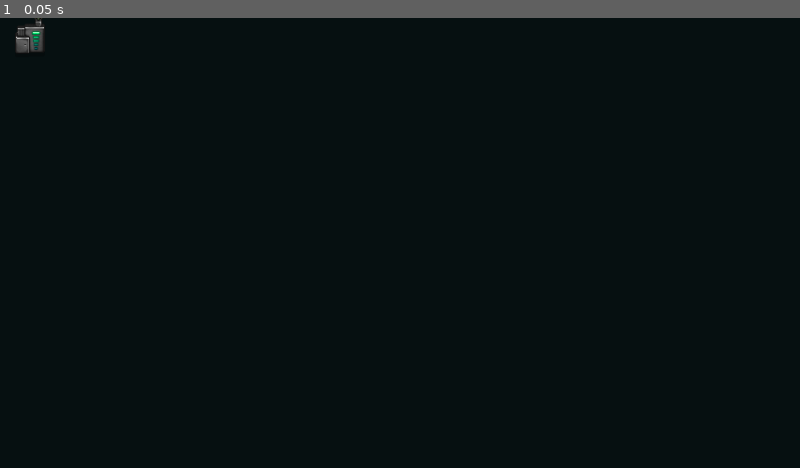
Above: before the commit, frame 1.
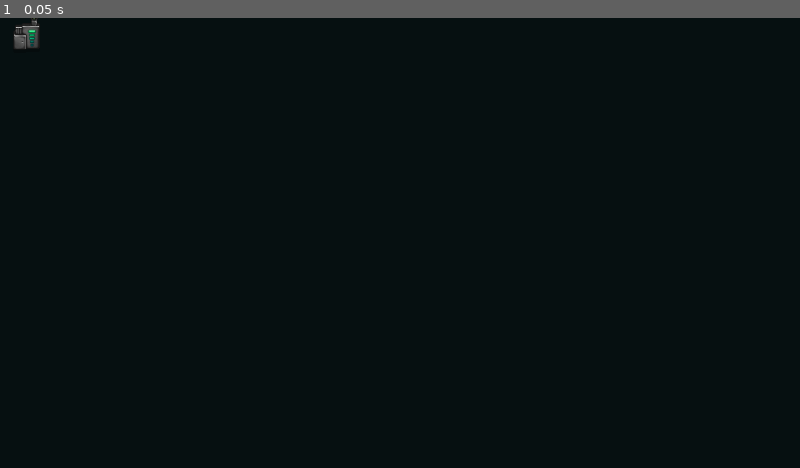
Above: after the commit, the same moment.

Repository: sarrowsmith/quasidroid
Game: Godot game, scene res://levels/AccessPoint.tscn
Two runs of this game, one before a commit and one after it. Both use one fixed random seed, a clock stepped at 60 frames per second and the inputs below. This scene is started directly instead of the project's main scene.
Inputs:
- Up to frame 1 (0.05 s): no input

The runs differ from the first frame. In frame 1, 0.2% of the frame differs, in the area x 1-6%, y 0-8%.

Commit message:
Revise to 96x96 tiles at 1080p as default

Diff:
--- a/Main.gd
+++ b/Main.gd
@@ -2,8 +2,8 @@
 
 
 export(int) var game_seed = 0
-export(int) var pan_speed = 8
-export(Vector2) var half_view = Vector2(640, 360)
+export(float) var pan_speed = 0.25
+export(Vector2) var half_view = Vector2(960, 540)
 
 onready var player = $Player
 onready var world = $World
@@ -95,13 +95,15 @@
 					_on_Restart_pressed()
 				KEY_Q:
 					_on_Quit_pressed()
-#		match event.scancode:
-#			KEY_U:
-#				level = world.active_level.parent
-#			KEY_O:
-#				level = world.active_level.children[0]
-#			KEY_P:
-#				level = world.active_level.children[1]
+		match event.scancode:
+			KEY_F:
+				OS.window_fullscreen = !OS.window_fullscreen
+			KEY_U:
+				level = world.active_level.parent
+			KEY_O:
+				level = world.active_level.children[0]
+			KEY_P:
+				level = world.active_level.children[1]
 		if level:
 			change_level(level)
 	if world.active_level == null:
@@ -130,10 +132,10 @@
 	view_to(player.position)
 
 
-func view_to(position, offset=Vector2(216, 36)):
-	$View.position = Vector2(
-		clamp(position.x + offset.x, 0, world_size.x),
-		clamp(position.y + offset.y, 0, world_size.y))
+func view_to(position, offset=Vector2(280, 36)):
+	$View.position = offset + Vector2(
+		clamp(position.x, 0, world_size.x + 0.5 * half_view.x),
+		clamp(position.y, 0, world_size.y + 0.5 * half_view.y))
 
 
 func load_game():
--- a/Main.tscn
+++ b/Main.tscn
@@ -20,34 +20,34 @@
 [node name="ColorRectBottom" type="ColorRect" parent="."]
 anchor_top = 1.0
 anchor_bottom = 1.0
-margin_top = 1488.0
-margin_right = 1536.0
-margin_bottom = 1536.0
+margin_top = 2976.0
+margin_right = 3072.0
+margin_bottom = 3072.0
 color = Color( 0.0235294, 0.0627451, 0.0666667, 1 )
 __meta__ = {
 "_edit_use_anchors_": false
 }
 
 [node name="ColorRectTop" type="ColorRect" parent="."]
-margin_right = 1536.0
-margin_bottom = 48.0
+margin_right = 3072.0
+margin_bottom = 96.0
 color = Color( 0.0235294, 0.0627451, 0.0666667, 1 )
 __meta__ = {
 "_edit_use_anchors_": false
 }
 
 [node name="ColorRectLeft" type="ColorRect" parent="."]
-margin_right = 48.0
-margin_bottom = 1536.0
+margin_right = 96.0
+margin_bottom = 3072.0
 color = Color( 0.0235294, 0.0627451, 0.0666667, 1 )
 __meta__ = {
 "_edit_use_anchors_": false
 }
 
 [node name="ColorRectRight" type="ColorRect" parent="."]
-margin_left = 1488.0
-margin_right = 1536.0
-margin_bottom = 1536.0
+margin_left = 2976.0
+margin_right = 3072.0
+margin_bottom = 3072.0
 color = Color( 0.0235294, 0.0627451, 0.0666667, 1 )
 __meta__ = {
 "_edit_use_anchors_": false
@@ -56,13 +56,13 @@
 [node name="Player" parent="." instance=ExtResource( 4 )]
 
 [node name="View" type="Node2D" parent="."]
-position = Vector2( 640, 360 )
+position = Vector2( 960, 540 )
 
 [node name="Panel" type="PanelContainer" parent="View"]
-margin_left = 280.0
-margin_top = -360.0
-margin_right = 640.0
-margin_bottom = 360.0
+margin_left = 480.0
+margin_top = -540.0
+margin_right = 960.0
+margin_bottom = 540.0
 __meta__ = {
 "_edit_use_anchors_": false
 }
@@ -70,8 +70,8 @@
 [node name="Split" type="VSplitContainer" parent="View/Panel"]
 margin_left = 7.0
 margin_top = 7.0
-margin_right = 353.0
-margin_bottom = 713.0
+margin_right = 473.0
+margin_bottom = 1073.0
 size_flags_horizontal = 3
 size_flags_vertical = 3
 split_offset = 16
@@ -80,8 +80,8 @@
 }
 
 [node name="UpperPanel" type="TabContainer" parent="View/Panel/Split"]
-margin_right = 346.0
-margin_bottom = 363.0
+margin_right = 466.0
+margin_bottom = 543.0
 size_flags_horizontal = 3
 size_flags_vertical = 3
 tab_align = 0
@@ -98,7 +98,7 @@
 
 [node name="Seed" parent="View/Panel/Split/UpperPanel/Menu" instance=ExtResource( 5 )]
 margin_top = 0.0
-margin_right = 338.0
+margin_right = 458.0
 margin_bottom = 23.0
 label = "Game Seed:"
 
@@ -126,33 +126,33 @@
 
 [node name="Restart" parent="View/Panel/Split/UpperPanel/Menu" instance=ExtResource( 6 )]
 margin_top = 27.0
-margin_right = 338.0
-margin_bottom = 124.0
+margin_right = 458.0
+margin_bottom = 184.0
 
 [node name="Button" parent="View/Panel/Split/UpperPanel/Menu/Restart" index="0"]
 visible = false
-margin_left = 140.0
-margin_top = 38.0
-margin_right = 197.0
-margin_bottom = 58.0
+margin_left = 200.0
+margin_top = 68.0
+margin_right = 257.0
+margin_bottom = 88.0
 text = "Restart"
 
 [node name="Quit" parent="View/Panel/Split/UpperPanel/Menu" instance=ExtResource( 6 )]
-margin_top = 128.0
-margin_right = 338.0
-margin_bottom = 225.0
+margin_top = 188.0
+margin_right = 458.0
+margin_bottom = 345.0
 
 [node name="Button" parent="View/Panel/Split/UpperPanel/Menu/Quit" index="0"]
-margin_left = 149.0
-margin_top = 38.0
-margin_right = 189.0
-margin_bottom = 58.0
+margin_left = 209.0
+margin_top = 68.0
+margin_right = 249.0
+margin_bottom = 88.0
 text = "Quit"
 
 [node name="CenterContainer2" type="CenterContainer" parent="View/Panel/Split/UpperPanel/Menu"]
-margin_top = 229.0
-margin_right = 338.0
-margin_bottom = 327.0
+margin_top = 349.0
+margin_right = 458.0
+margin_bottom = 507.0
 size_flags_horizontal = 3
 size_flags_vertical = 3
 
@@ -169,8 +169,8 @@
 scroll_horizontal_enabled = false
 
 [node name="Status" type="VBoxContainer" parent="View/Panel/Split/UpperPanel/Status"]
-margin_right = 338.0
-margin_bottom = 327.0
+margin_right = 458.0
+margin_bottom = 507.0
 size_flags_horizontal = 3
 size_flags_vertical = 3
 
@@ -260,9 +260,9 @@
 selection_enabled = true
 
 [node name="LowerPanel" type="TabContainer" parent="View/Panel/Split"]
-margin_top = 375.0
-margin_right = 346.0
-margin_bottom = 706.0
+margin_top = 555.0
+margin_right = 466.0
+margin_bottom = 1066.0
 size_flags_horizontal = 3
 size_flags_vertical = 3
 tab_align = 0
@@ -300,8 +300,8 @@
 scroll_horizontal_enabled = false
 
 [node name="Scan" type="VBoxContainer" parent="View/Panel/Split/LowerPanel/Scan"]
-margin_right = 338.0
-margin_bottom = 295.0
+margin_right = 458.0
+margin_bottom = 475.0
 size_flags_horizontal = 3
 size_flags_vertical = 3
 
@@ -441,50 +441,50 @@
 [node name="ColorRectBottom" type="ColorRect" parent="View"]
 anchor_top = 1.0
 anchor_bottom = 1.0
-margin_left = -640.0
-margin_top = 358.0
-margin_right = 640.0
-margin_bottom = 360.0
+margin_left = -960.0
+margin_top = 538.0
+margin_right = 960.0
+margin_bottom = 550.0
 color = Color( 0.243137, 0.635294, 0.635294, 1 )
 __meta__ = {
 "_edit_use_anchors_": false
 }
 
 [node name="ColorRectTop" type="ColorRect" parent="View"]
-margin_left = -640.0
-margin_top = -360.0
-margin_right = 640.0
-margin_bottom = -358.0
+margin_left = -960.0
+margin_top = -550.0
+margin_right = 960.0
+margin_bottom = -538.0
 color = Color( 0.243137, 0.635294, 0.635294, 1 )
 __meta__ = {
 "_edit_use_anchors_": false
 }
 
 [node name="ColorRectLeft" type="ColorRect" parent="View"]
-margin_left = -640.0
-margin_top = -360.0
-margin_right = -638.0
-margin_bottom = 360.0
+margin_left = -970.0
+margin_top = -540.0
+margin_right = -958.0
+margin_bottom = 540.0
 color = Color( 0.243137, 0.635294, 0.635294, 1 )
 __meta__ = {
 "_edit_use_anchors_": false
 }
 
 [node name="ColorRectRight" type="ColorRect" parent="View"]
-margin_left = 638.0
-margin_top = -360.0
-margin_right = 640.0
-margin_bottom = 360.0
+margin_left = 958.0
+margin_top = -540.0
+margin_right = 970.0
+margin_bottom = 540.0
 color = Color( 0.243137, 0.635294, 0.635294, 1 )
 __meta__ = {
 "_edit_use_anchors_": false
 }
 
 [node name="ColorRectMid" type="ColorRect" parent="View"]
-margin_left = 280.0
-margin_top = -360.0
-margin_right = 282.0
-margin_bottom = 360.0
+margin_left = 480.0
+margin_top = -540.0
+margin_right = 482.0
+margin_bottom = 540.0
 color = Color( 0.243137, 0.635294, 0.635294, 1 )
 __meta__ = {
 "_edit_use_anchors_": false
--- a/World.gd
+++ b/World.gd
@@ -2,7 +2,7 @@
 
 
 export(int) var world_seed
-export(Vector2) var world_size = Vector2(2160, 2160)
+export(Vector2) var world_size = Vector2(2880, 2880)
 export(int) var world_depth = 7
 export(NodePath) var upper_panel_path
 export(NodePath) var lower_panel_path
--- a/levels/AccessPoint.tscn
+++ b/levels/AccessPoint.tscn
@@ -4,7 +4,7 @@
 [ext_resource path="res://levels/AccessPoint.gd" type="Script" id=2]
 
 [node name="AccessPoint" type="Sprite"]
-scale = Vector2( 1.5, 1.5 )
+scale = Vector2( 2, 2 )
 texture = ExtResource( 1 )
 centered = false
 script = ExtResource( 2 )
--- a/levels/Caves.tscn
+++ b/levels/Caves.tscn
@@ -5,9 +5,8 @@
 
 [node name="Caves" type="TileMap"]
 tile_set = ExtResource( 1 )
-cell_size = Vector2( 72, 72 )
+cell_size = Vector2( 48, 48 )
 cell_custom_transform = Transform2D( 0, 0, 0, 0, 0, 0 )
-centered_textures = true
 format = 1
 tile_data = PoolIntArray( 0, 0, 458754, 1, 0, 4, 2, 0, 327684, 3, 0, 4, 4, 0, 327684, 5, 0, 4, 6, 0, 4, 7, 0, 327684, 8 …(39190 unchanged characters)…
 script = ExtResource( 2 )
--- a/levels/Level.tscn
+++ b/levels/Level.tscn
@@ -18,10 +18,10 @@
 rooms = true
 
 [node name="Background" type="TextureRect" parent="."]
-margin_left = 72.0
-margin_top = 72.0
-margin_right = 2232.0
-margin_bottom = 2232.0
+margin_left = 96.0
+margin_top = 96.0
+margin_right = 2976.0
+margin_bottom = 2976.0
 texture = ExtResource( 1 )
 stretch_mode = 2
 script = ExtResource( 4 )
@@ -31,6 +31,7 @@
 
 [node name="Rooms" parent="." instance=ExtResource( 2 )]
 visible = false
+cell_size = Vector2( 96, 96 )
 cell_y_sort = true
 tile_data = PoolIntArray( 0, 0, 458754, 1, 0, 4, 2, 0, 4, 3, 0, 327684, 4, 0, 327684, 5, 0, 4, 6, 0, 327684, 7, 0, 3276 …(12852 unchanged characters)…
 min_room_size = 7
@@ -38,41 +39,37 @@
 
 [node name="Caves" parent="." instance=ExtResource( 5 )]
 visible = false
-cell_size = Vector2( 72, 72 )
+cell_size = Vector2( 96, 96 )
 tile_data = PoolIntArray( 0, 0, 3, 1, 0, 4, 2, 0, 327684, 3, 0, 4, 4, 0, 4, 5, 0, 4, 6, 0, 327684, 7, 0, 327684, 8, 0,  …(11540 unchanged characters)…
 ground_chance = 56
 min_cave_size = 53
 
 [node name="Cursor" type="Node2D" parent="."]
+scale = Vector2( 2, 2 )
 script = ExtResource( 7 )
 
 [node name="Default" type="Sprite" parent="Cursor"]
 visible = false
-scale = Vector2( 1.5, 1.5 )
 texture = ExtResource( 6 )
 centered = false
 
 [node name="Move" type="Sprite" parent="Cursor"]
 visible = false
-scale = Vector2( 1.5, 1.5 )
 texture = ExtResource( 9 )
 centered = false
 
 [node name="Target" type="Sprite" parent="Cursor"]
 visible = false
-scale = Vector2( 1.5, 1.5 )
 texture = ExtResource( 8 )
 centered = false
 
 [node name="Info" type="Sprite" parent="Cursor"]
 visible = false
-scale = Vector2( 1.5, 1.5 )
 texture = ExtResource( 10 )
 centered = false
 
 [node name="Wall" type="Sprite" parent="Cursor"]
 visible = false
-scale = Vector2( 1.5, 1.5 )
 texture = ExtResource( 11 )
 centered = false
 [connection signal="click" from="Background" to="." method="_on_Background_click"]
--- a/levels/Lift.tscn
+++ b/levels/Lift.tscn
@@ -55,15 +55,14 @@
 } ]
 
 [node name="Lift" type="Node2D"]
+scale = Vector2( 2, 2 )
 script = ExtResource( 1 )
 
 [node name="Unlock" type="AnimatedSprite" parent="."]
-scale = Vector2( 1.5, 1.5 )
 frames = SubResource( 4 )
 centered = false
 
 [node name="Open" type="AnimatedSprite" parent="."]
 visible = false
-scale = Vector2( 1.5, 1.5 )
 frames = SubResource( 9 )
 centered = false
--- a/levels/Rooms.tscn
+++ b/levels/Rooms.tscn
@@ -5,9 +5,8 @@
 
 [node name="Rooms" type="TileMap"]
 tile_set = ExtResource( 1 )
-cell_size = Vector2( 72, 72 )
+cell_size = Vector2( 48, 48 )
 cell_custom_transform = Transform2D( 0, 0, 0, 0, 0, 0 )
-centered_textures = true
 format = 1
 tile_data = PoolIntArray( 262236, 0, 0 )
 script = ExtResource( 2 )
--- a/project.godot
+++ b/project.godot
@@ -45,10 +45,11 @@
 
 [display]
 
-window/size/width=1280
-window/size/height=720
+window/size/width=1920
+window/size/height=1080
 window/size/test_width=1280
 window/size/test_height=720
+window/vsync/use_vsync=false
 window/stretch/mode="2d"
 window/stretch/aspect="keep"
 
--- a/robots/Robot.gd
+++ b/robots/Robot.gd
@@ -4,6 +4,9 @@
 
 enum {DEAD, IDLE, WAIT, DONE}
 enum {GRAPPLE=-1, MELEE, WEAPON}
+
+export(float) var move_speed = 1
+export(float) var weapon_speed = 2
 
 var location = Vector2.ZERO
 var level = null
@@ -22,6 +25,7 @@
 # This *must* be overridden by derived classes
 var weapons = null
 
+
 func set_state(value):
 	state = value
 
@@ -33,13 +37,13 @@
 		state = IDLE if moves > 0 else DONE
 
 
-func _process(_delta):
+func _process(delta):
 	if level == null or get_state() == DEAD:
 		return
 	if mode == "Move":
-		position += facing
-		if position == level.location_to_position(destination):
-			location = destination
+		position += facing * move_speed * 100 * delta
+		if position.distance_squared_to(level.location_to_position(destination)) <= (move_speed * move_speed):
+			set_location(destination)
 			mode = "Idle"
 			set_sprite()
 			set_state(IDLE if moves > 0 else DONE)
@@ -50,7 +54,7 @@
 			level.set_cursor()
 		return
 	if firing == "Fire":
-		weapon.position += facing * 4
+		weapon.position += facing * weapon_speed * 100 * delta
 		var target = level.position_to_location(weapon.global_position)
 		if level.position_to_location(weapon.position) == weapons.location:
 			return
--- a/robots/Robots.tscn
+++ b/robots/Robots.tscn
@@ -1165,7 +1165,7 @@
 } ]
 
 [node name="Robots" type="Node2D"]
-scale = Vector2( 1.5, 1.5 )
+scale = Vector2( 2, 2 )
 script = ExtResource( 33 )
 
 [node name="0" type="Node2D" parent="."]
@@ -1218,70 +1218,68 @@
 [node name="Left" type="AnimatedSprite" parent="0/Move"]
 visible = false
 frames = SubResource( 42 )
+playing = true
+centered = false
+
+[node name="Right" type="AnimatedSprite" parent="0/Move"]
+visible = false
+frames = SubResource( 46 )
+playing = true
+centered = false
+
+[node name="2" type="Node2D" parent="."]
+
+[node name="Idle" type="Node2D" parent="2"]
+
+[node name="Down" type="AnimatedSprite" parent="2/Idle"]
+visible = false
+frames = SubResource( 55 )
+playing = true
+centered = false
+
+[node name="Up" type="AnimatedSprite" parent="2/Idle"]
+visible = false
+frames = SubResource( 56 )
+playing = true
+centered = false
+
+[node name="Left" type="AnimatedSprite" parent="2/Idle"]
+visible = false
+frames = SubResource( 65 )
+playing = true
+centered = false
+
+[node name="Right" type="AnimatedSprite" parent="2/Idle"]
+visible = false
+frames = SubResource( 74 )
+playing = true
+centered = false
+
+[node name="Move" type="Node2D" parent="2"]
+
+[node name="Down" type="AnimatedSprite" parent="2/Move"]
+visible = false
+frames = SubResource( 79 )
+playing = true
+centered = false
+
+[node name="Up" type="AnimatedSprite" parent="2/Move"]
+visible = false
+frames = SubResource( 84 )
+playing = true
+centered = false
+
+[node name="Left" type="AnimatedSprite" parent="2/Move"]
+visible = false
+frames = SubResource( 88 )
 frame = 2
 playing = true
 centered = false
 
-[node name="Right" type="AnimatedSprite" parent="0/Move"]
-visible = false
-frames = SubResource( 46 )
+[node name="Right" type="AnimatedSprite" parent="2/Move"]
+visible = false
+frames = SubResource( 92 )
 frame = 2
-playing = true
-centered = false
-
-[node name="2" type="Node2D" parent="."]
-
-[node name="Idle" type="Node2D" parent="2"]
-
-[node name="Down" type="AnimatedSprite" parent="2/Idle"]
-visible = false
-frames = SubResource( 55 )
-playing = true
-centered = false
-
-[node name="Up" type="AnimatedSprite" parent="2/Idle"]
-visible = false
-frames = SubResource( 56 )
-playing = true
-centered = false
-
-[node name="Left" type="AnimatedSprite" parent="2/Idle"]
-visible = false
-frames = SubResource( 65 )
-playing = true
-centered = false
-
-[node name="Right" type="AnimatedSprite" parent="2/Idle"]
-visible = false
-frames = SubResource( 74 )
-playing = true
-centered = false
-
-[node name="Move" type="Node2D" parent="2"]
-
-[node name="Down" type="AnimatedSprite" parent="2/Move"]
-visible = false
-frames = SubResource( 79 )
-playing = true
-centered = false
-
-[node name="Up" type="AnimatedSprite" parent="2/Move"]
-visible = false
-frames = SubResource( 84 )
-playing = true
-centered = false
-
-[node name="Left" type="AnimatedSprite" parent="2/Move"]
-visible = false
-frames = SubResource( 88 )
-frame = 1
-playing = true
-centered = false
-
-[node name="Right" type="AnimatedSprite" parent="2/Move"]
-visible = false
-frames = SubResource( 92 )
-frame = 1
 playing = true
 centered = false
 
@@ -1333,14 +1331,14 @@
 [node name="Left" type="AnimatedSprite" parent="0-X/Move"]
 visible = false
 frames = SubResource( 134 )
-frame = 1
+frame = 2
 playing = true
 centered = false
 
 [node name="Right" type="AnimatedSprite" parent="0-X/Move"]
 visible = false
 frames = SubResource( 138 )
-frame = 1
+frame = 2
 playing = true
 centered = false
 
@@ -1394,12 +1392,14 @@
 [node name="Left" type="AnimatedSprite" parent="2-X/Move"]
 visible = false
 frames = SubResource( 180 )
+frame = 1
 playing = true
 centered = false
 
 [node name="Right" type="AnimatedSprite" parent="2-X/Move"]
 visible = false
 frames = SubResource( 184 )
+frame = 1
 playing = true
 centered = false
 
--- a/robots/Rogue.gd
+++ b/robots/Rogue.gd
@@ -67,7 +67,7 @@
 	var location_type = Level.FLOOR
 	if weapons.get_range() > 1:
 		var target = location + facing
-		for i in range(weapons.get_range() - 3):
+		for _i in range(weapons.get_range() - 3):
 			match level.location_type(target):
 				Level.FLOOR:
 					target += facing
--- a/robots/Weapons.tscn
+++ b/robots/Weapons.tscn
@@ -6,7 +6,7 @@
 [ext_resource path="res://robots/Weapons.gd" type="Script" id=4]
 
 [node name="Weapons" type="Node2D"]
-scale = Vector2( 1.5, 1.5 )
+scale = Vector2( 2, 2 )
 script = ExtResource( 4 )
 
 [node name="Dual" parent="." instance=ExtResource( 1 )]
